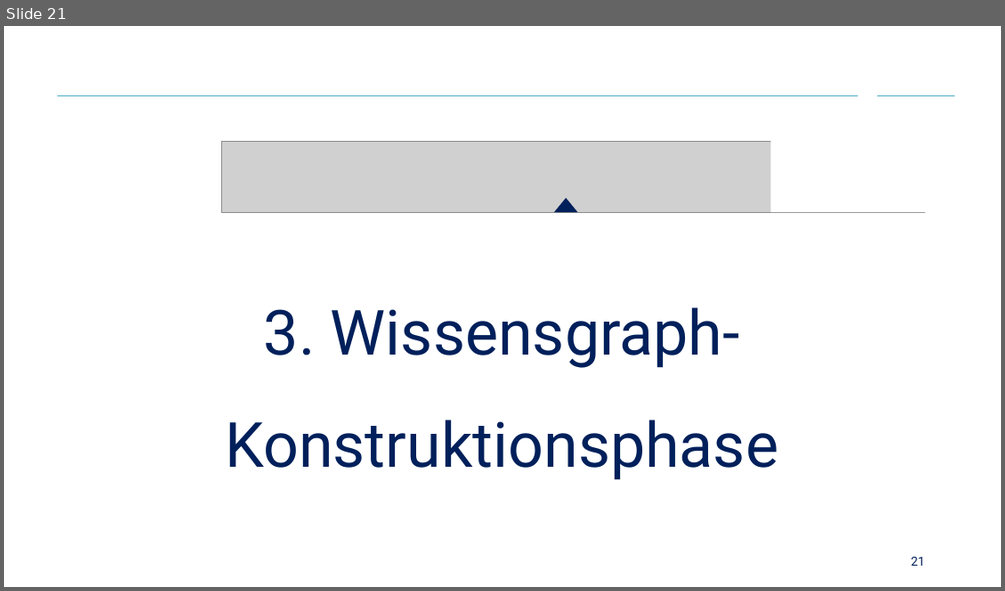
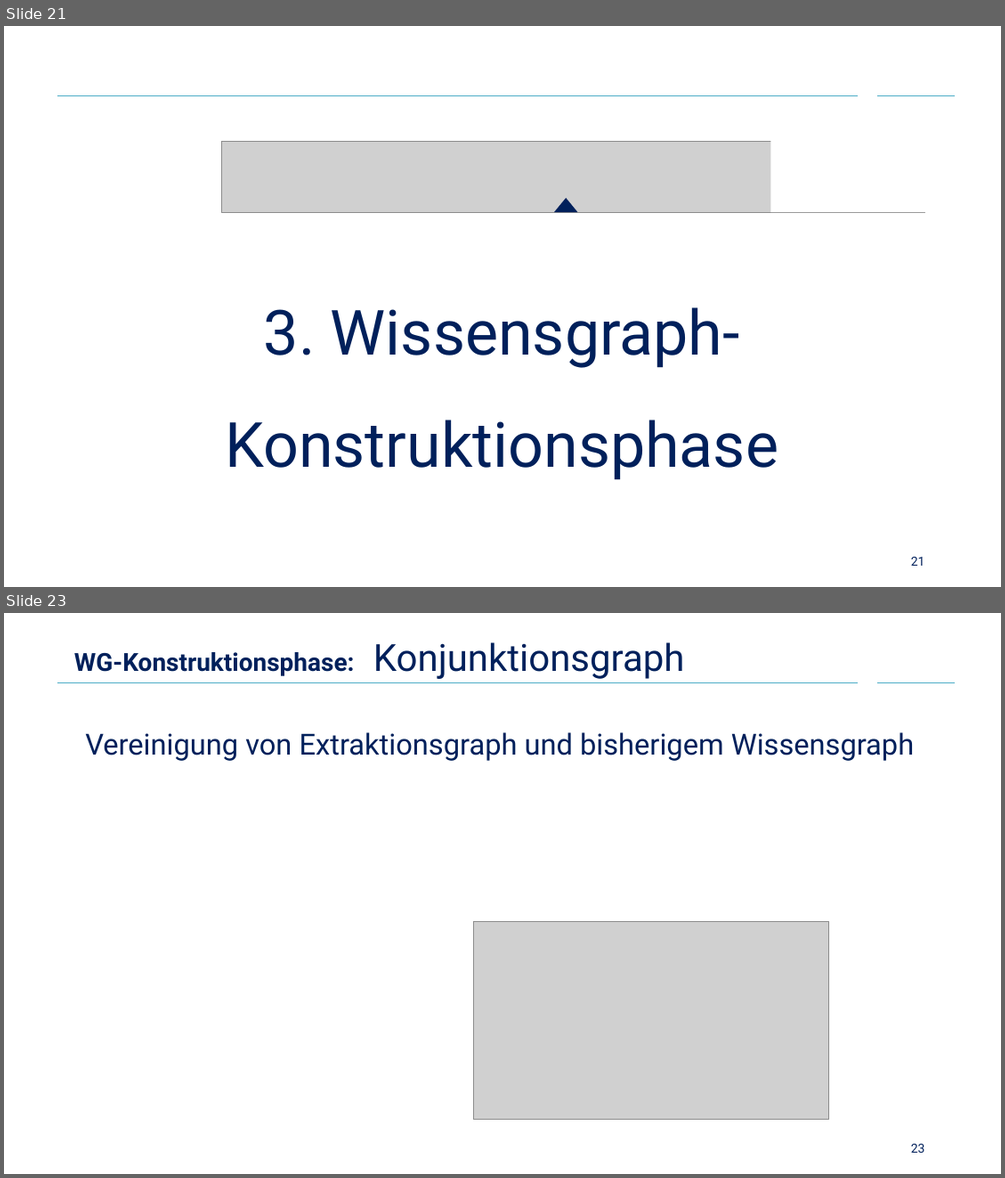
Before and after one commit to Cortys/bachelor-thesis, a slide deck: presentation/presentation.pptx. Shown one above the other, each under a label of ours: slide 21 before the commit, slides 21 and 23 after it; the slides between them are not shown. The pictures are 1005x591 and 1005x1178 pixels, drawn with LibreOffice and Linux fonts; fonts in the diff are those of the drawing; grey boxes stand for pictures; background and template pictures are left out. Boxes give left, top, right and bottom in pixels: in the first picture for what was removed or moved away, otherwise in the second. Text is boxed around its words. In the diff, an @@ line names an element or a change of style, - is before the commit and + after.

```diff
--- a/presentation/presentation.pptx
+++ b/presentation/presentation.pptx
@@ slide 23 added at (x1=4, y1=613, x2=1001, y2=1174), background #FFFFFF; not listed: 2 template elements that a slide beside it also shows @@
@@ title added at (x1=74, y1=642, x2=685, y2=679), 24 pt, text #00205B, bold @@
+WG-Konstruktionsphase: Konjunktionsgraph
@@ text added at (x1=85, y1=732, x2=914, y2=761), 28 pt, text #00205B @@
+Vereinigung von Extraktionsgraph und bisherigem Wissensgraph
@@ picture added at (x1=474, y1=922, x2=829, y2=1119) @@
@@ page number added at (x1=911, y1=1143, x2=925, y2=1152), 12 pt, text #00205B @@
+23
```
Also in this commit, not shown: 2 slides changed, 15 other slides added, 13 other files.
